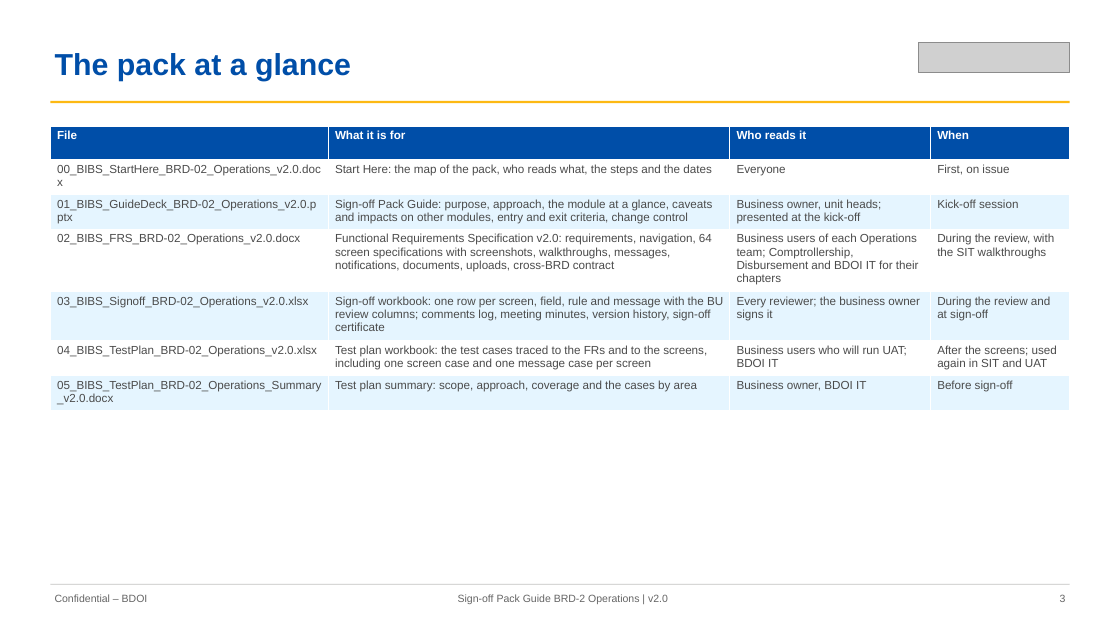
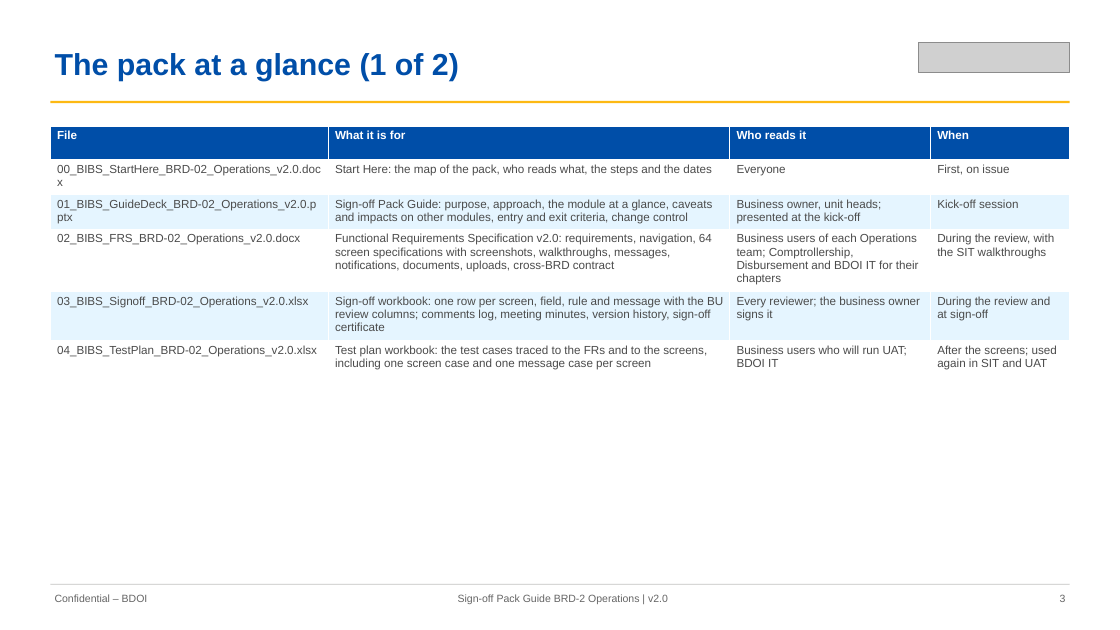
Before and after one commit to IortaTexhNXT-DEV/FinVerse, a slide deck: slide 3 of docs/deliverables/out/Drop-1_Transactional/BRD-02_Operations/01_BIBS_GuideDeck_BRD-02_Operations_v2.0.pptx. Drawn at 1120x630 pixels with LibreOffice and Linux fonts; fonts in the diff are those of the drawing; grey boxes stand for pictures. Boxes give left, top, right and bottom in pixels: in the first picture for what was removed or moved away, otherwise in the second. Text is boxed around its words. In the diff, an @@ line names an element or a change of style, - is before the commit and + after.

Commit message:
BRD-02 Operations sign-off set v2.0 rebuilt on the final retake: Start Here, guide deck, FRS, sign-off workbook, test plan and summary; UX screen deck, UX screen register and image package; ACSL persona texts, the ACSL team leader's menu kept once; drop index

```diff
--- a/docs/deliverables/out/Drop-1_Transactional/BRD-02_Operations/01_BIBS_GuideDeck_BRD-02_Operations_v2.0.pptx
+++ b/docs/deliverables/out/Drop-1_Transactional/BRD-02_Operations/01_BIBS_GuideDeck_BRD-02_Operations_v2.0.pptx
@@ text at (55,53,459,81): text changed @@
-The pack at a glance
+The pack at a glance (1 of 2)
@@ table at (50,126,1070,374) @@
-row 7: 05_BIBS_TestPlan_BRD-02_Operations_Summary_v2.0.docx | Test plan summary: scope, approach, coverage and the cases by area | Business owner, BDOI IT | Before sign-off
```
Also in this commit, not shown: 18 other slides changed, 4 slides added, 12 other files.
